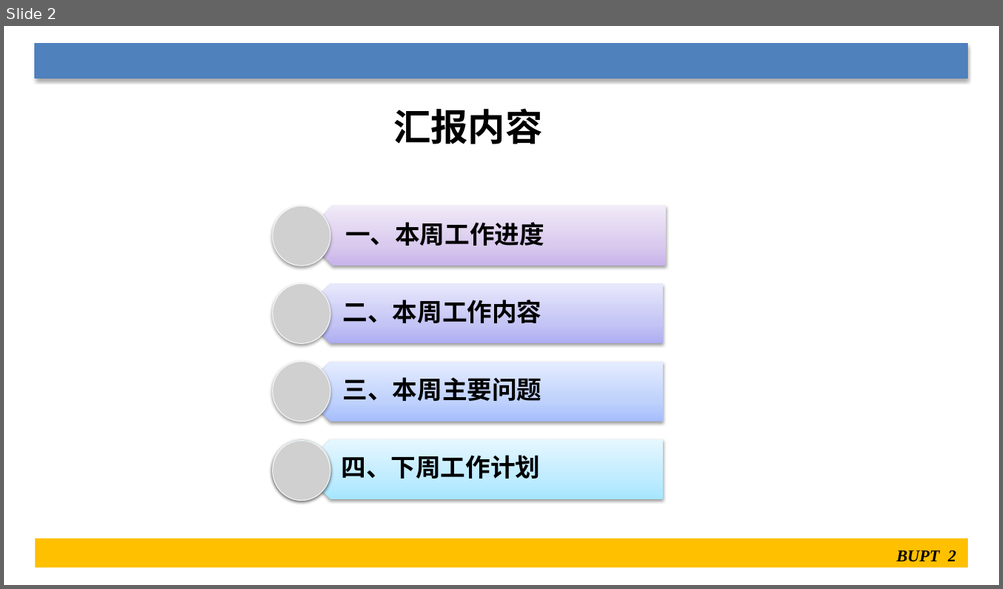
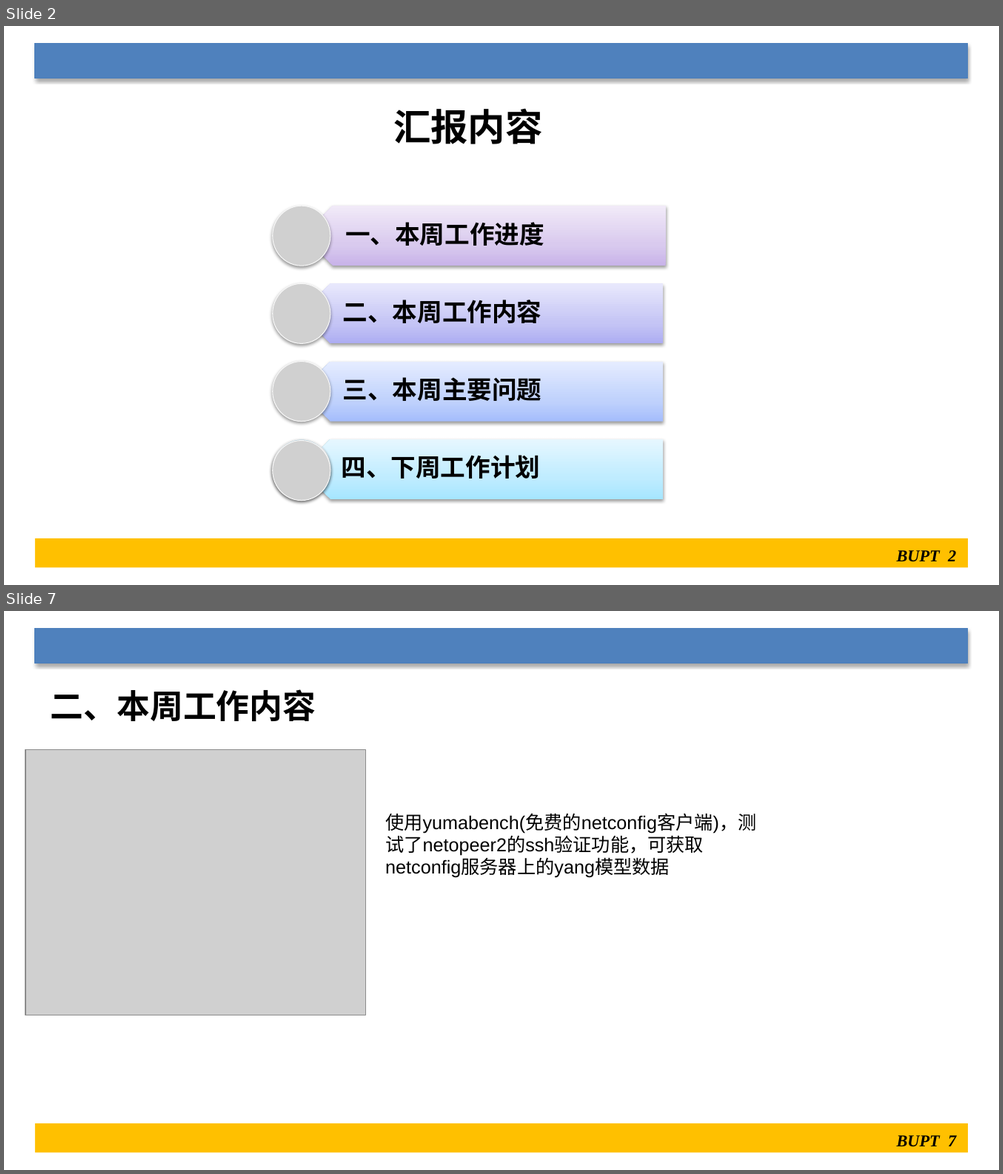
Before and after one commit to Yos6969/doc, a slide deck: SDN/联通-接入网统一管控系统--XXX.pptx. Shown one above the other, each under a label of ours: slide 2 before the commit, slides 2 and 7 after it; the slides between them are not shown. The pictures are 1003x589 and 1003x1174 pixels, drawn with LibreOffice and Linux fonts; fonts in the diff are those of the drawing; grey boxes stand for pictures. Boxes give left, top, right and bottom in pixels: in the first picture for what was removed or moved away, otherwise in the second. Text is boxed around its words. In the diff, an @@ line names an element or a change of style, - is before the commit and + after.

```diff
--- a/SDN/联通-接入网统一管控系统--XXX.pptx
+++ b/SDN/联通-接入网统一管控系统--XXX.pptx
@@ slide 7 added at bbox=[4, 611, 999, 1170], background #FFFFFF; not listed: 2 template elements that a slide beside it also shows @@
@@ text added at bbox=[51, 689, 316, 721], 32 pt, text #000000, bold @@
+二、本周工作内容
@@ picture added at bbox=[25, 750, 365, 1015] @@
@@ text added at bbox=[385, 813, 756, 878], 18 pt, text #000000 @@
+使用yumabench(免费的netconfig客户端)，测试了netopeer2的ssh验证功能，可获取netconfig服务器上的yang模型数据
@@ page number added at bbox=[896, 1136, 956, 1147], 16 pt, text #000000, bold, italic @@
+BUPT 7
```
Also in this commit, not shown: 5 slides changed, 2 other slides added, 8 other files.
